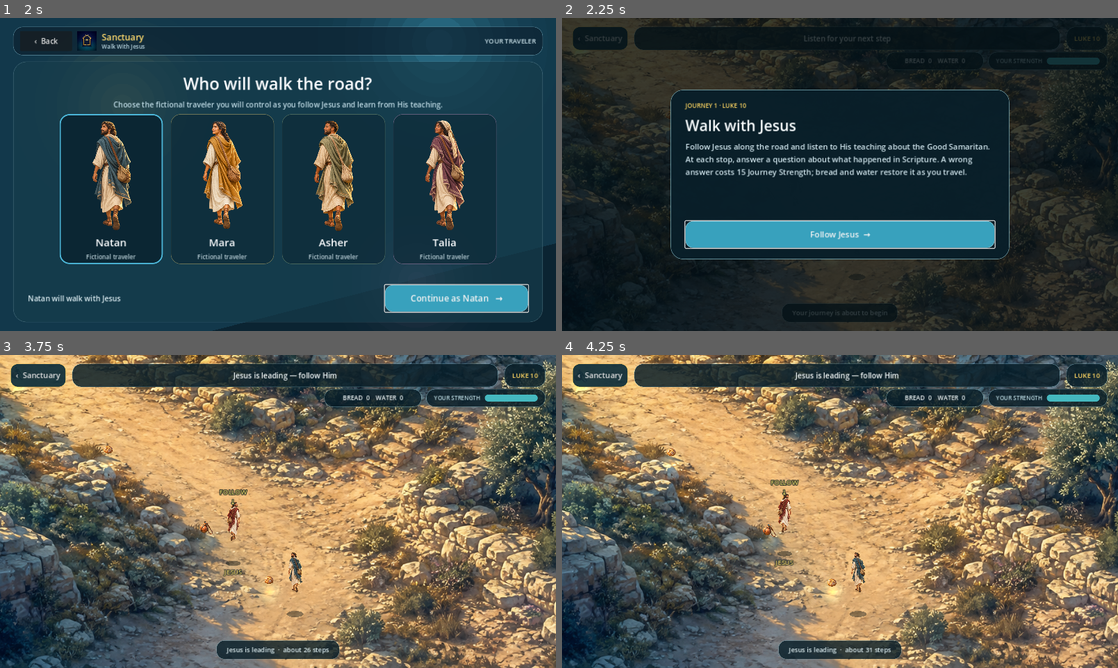
Above: before the commit, frames 1-4 (two rows, left to right).
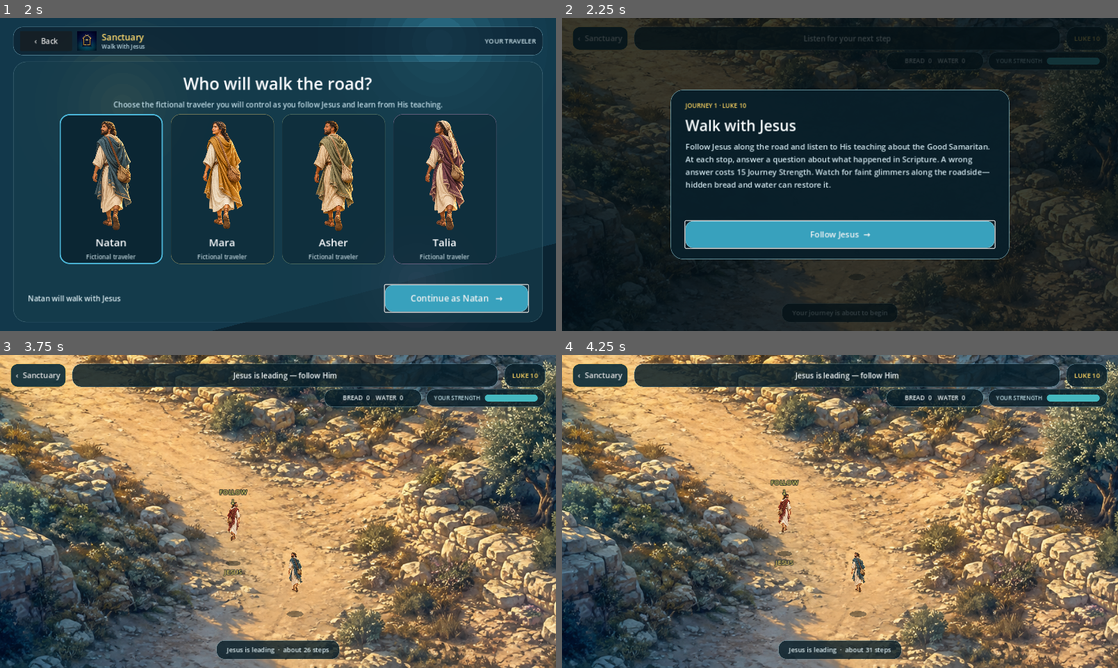
Above: after the commit, the same moments.

Repository: pa-mi-su/walk-with-jesus
Game: Godot game, scene res://scenes/app/main.tscn
Two runs of this game, one before a commit and one after it. Both use one fixed random seed, a clock stepped at 60 frames per second and the inputs below.
Inputs (mouse positions are in pixels of both pictures, inside the frame that each line leads up to):
- Up to frame 1 (2 s): click "Begin the journey →" at 0.5 s; click (111, 190) at 1.27 s
- Up to frame 2 (2.25 s): click "Continue as Natan →" at 2 s
- Up to frame 3 (3.75 s): click "‹ Sanctuary" at 2.75 s; click "Follow Jesus →" at 3.5 s
- Up to frame 4 (4.25 s): no input

Frame 1 is identical in both runs. In frame 2, 0.7% of the frame differs, in the area x 19-77%, y 31-55%; in frame 3, 0.4%; in frame 4, 0.5%.

Commit message:
Add journey results and hidden provision detours

Diff:
--- a/content/journeys/good_samaritan.json
+++ b/content/journeys/good_samaritan.json
@@ -7,7 +7,7 @@
   "intro": {
     "kicker": "JOURNEY 1 · LUKE 10",
     "title": "Walk with Jesus",
-    "body": "Follow Jesus along the road and listen to His teaching about the Good Samaritan. At each stop, answer a question about what happened in Scripture. A wrong answer costs 15 Journey Strength; bread and water restore it as you travel.",
+    "body": "Follow Jesus along the road and listen to His teaching about the Good Samaritan. At each stop, answer a question about what happened in Scripture. A wrong answer costs 15 Journey Strength. Watch for faint glimmers along the roadside—hidden bread and water can restore it.",
     "action_label": "Follow Jesus  →"
   },
   "stops": [
--- a/scenes/gameplay/journey_collectible.tscn
+++ b/scenes/gameplay/journey_collectible.tscn
@@ -3,7 +3,7 @@
 [ext_resource type="Script" path="res://scripts/gameplay/journey_collectible.gd" id="1_collectible"]
 
 [sub_resource type="CircleShape2D" id="CircleShape_pickup"]
-radius = 34.0
+radius = 24.0
 
 [sub_resource type="Gradient" id="Gradient_glow"]
 offsets = PackedFloat32Array(0, 0.45, 1)
--- a/scripts/gameplay/journey_collectible.gd
+++ b/scripts/gameplay/journey_collectible.gd
@@ -2,6 +2,9 @@
 extends Area2D
 
 signal collected(collectible: JourneyCollectible, kind: String, strength_restore: float)
+signal discovered(collectible: JourneyCollectible, display_name: String)
+
+const REVEAL_DISTANCE := 175.0
 
 @onready var sprite: Sprite2D = $Sprite2D
 @onready var glow: PointLight2D = $Glow
@@ -13,6 +16,8 @@
 var _base_y := 0.0
 var _elapsed := 0.0
 var _collected := false
+var _revealed := false
+var _traveler: Node2D
 
 
 func _ready() -> void:
@@ -20,6 +25,8 @@
 	if not texture_path.is_empty() and ResourceLoader.exists(texture_path):
 		sprite.texture = load(texture_path) as Texture2D
 	_base_y = sprite.position.y
+	sprite.modulate.a = 0.04
+	glow.energy = 0.02
 	body_entered.connect(_on_body_entered)
 
 
@@ -29,6 +36,14 @@
 	strength_restore = float(data.get("strength_restore", 18.0))
 	texture_path = str(data.get("texture_path", ""))
 	position = data.get("position", Vector2.ZERO)
+
+
+func set_traveler(traveler: Node2D) -> void:
+	_traveler = traveler
+
+
+func is_revealed() -> bool:
+	return _revealed
 
 
 func collect() -> void:
@@ -46,7 +61,20 @@
 func _process(delta: float) -> void:
 	_elapsed += delta
 	sprite.position.y = _base_y + sin(_elapsed * 3.2) * 4.0
-	glow.energy = 0.72 + sin(_elapsed * 3.2) * 0.12
+	if not _revealed and is_instance_valid(_traveler):
+		if global_position.distance_to(_traveler.global_position) <= REVEAL_DISTANCE:
+			_reveal()
+	if _revealed:
+		glow.energy = 0.72 + sin(_elapsed * 3.2) * 0.12
+
+
+func _reveal() -> void:
+	_revealed = true
+	discovered.emit(self, display_name)
+	var tween := create_tween().set_parallel(true)
+	tween.set_trans(Tween.TRANS_SINE).set_ease(Tween.EASE_OUT)
+	tween.tween_property(sprite, "modulate:a", 1.0, 0.45)
+	tween.tween_property(glow, "energy", 0.72, 0.45)
 
 
 func _on_body_entered(body: Node) -> void:
--- a/scripts/ui/story_overlay.gd
+++ b/scripts/ui/story_overlay.gd
@@ -81,6 +81,25 @@
 	_show_and_focus(primary_button)
 
 
+func show_journey_result(correct_answers: int, total_questions: int, strength: int, bread: int, water: int) -> void:
+	_set_common({
+		"kicker": "JOURNEY 1 COMPLETE · MERCY SEAL EARNED",
+		"title": "You completed the road",
+		"body": "SCRIPTURE ANSWERS  %d OF %d\nJOURNEY STRENGTH  %d\nPROVISIONS FOUND  %d BREAD · %d WATER" % [correct_answers, total_questions, strength, bread, water],
+	})
+	prompt_label.visible = false
+	choices.visible = false
+	response_label.remove_theme_color_override("font_color")
+	response_label.add_theme_color_override("font_color", Color("c8efd6"))
+	response_label.text = "Mercy is remembered not only by knowing the story, but by living it."
+	response_label.visible = true
+	reference_label.text = "Journey 1 · Luke 10:25–37"
+	reference_label.visible = true
+	primary_button.text = "Return to Sanctuary  →"
+	primary_button.visible = true
+	_show_and_focus(primary_button)
+
+
 func close() -> void:
 	visible = false
 
--- a/scripts/world/test_world.gd
+++ b/scripts/world/test_world.gd
@@ -9,12 +9,10 @@
 const STRENGTH_DRAIN_PER_SECOND := 5.0
 const INCORRECT_ANSWER_PENALTY := 15.0
 const COLLECTIBLE_LAYOUT := [
-	{"kind": "bread", "display_name": "Bread", "strength_restore": 18.0, "texture_path": "res://assets/generated/collectible-bread.png", "position": Vector2(1390.0, 1095.0)},
-	{"kind": "water", "display_name": "Water", "strength_restore": 24.0, "texture_path": "res://assets/generated/collectible-water.png", "position": Vector2(1245.0, 975.0)},
-	{"kind": "bread", "display_name": "Bread", "strength_restore": 18.0, "texture_path": "res://assets/generated/collectible-bread.png", "position": Vector2(1020.0, 795.0)},
-	{"kind": "water", "display_name": "Water", "strength_restore": 24.0, "texture_path": "res://assets/generated/collectible-water.png", "position": Vector2(810.0, 620.0)},
-	{"kind": "bread", "display_name": "Bread", "strength_restore": 18.0, "texture_path": "res://assets/generated/collectible-bread.png", "position": Vector2(600.0, 445.0)},
-	{"kind": "water", "display_name": "Water", "strength_restore": 24.0, "texture_path": "res://assets/generated/collectible-water.png", "position": Vector2(395.0, 265.0)},
+	{"kind": "water", "display_name": "water jar", "strength_restore": 24.0, "texture_path": "res://assets/generated/collectible-water.png", "position": Vector2(1276.0, 1223.0)},
+	{"kind": "bread", "display_name": "bread bundle", "strength_restore": 18.0, "texture_path": "res://assets/generated/collectible-bread.png", "position": Vector2(696.0, 724.0)},
+	{"kind": "water", "display_name": "water jar", "strength_restore": 24.0, "texture_path": "res://assets/generated/collectible-water.png", "position": Vector2(511.0, 560.0)},
+	{"kind": "bread", "display_name": "bread bundle", "strength_restore": 18.0, "texture_path": "res://assets/generated/collectible-bread.png", "position": Vector2(297.0, 365.0)},
 ]
 
 @onready var road_background: Sprite2D = $RoadBackground
@@ -41,6 +39,7 @@
 var _provisions := {"bread": 0, "water": 0}
 var _traveler_strength := MAX_TRAVELER_STRENGTH
 var _last_answer_correct := false
+var _correct_answer_count := 0
 var _pickup_tween: Tween
 
 
@@ -171,6 +170,10 @@
 	return _last_answer_correct
 
 
+func get_correct_answer_count() -> int:
+	return _correct_answer_count
+
+
 func add_provision(kind: String, strength_restore: float) -> void:
 	if kind not in _provisions:
 		return
@@ -193,11 +196,19 @@
 		story_overlay.close()
 		_lead_to_next_stop()
 	elif _journey_phase == "reflection":
-		story_overlay.close()
 		_journey_phase = "complete"
 		jesus_guide.set_guidance_cue("")
 		instruction_label.text = "Journey 1 complete"
-		journey_hint.text = "Carry mercy into the choices you make"
+		journey_hint.text = "Mercy Seal earned"
+		story_overlay.show_journey_result(
+			_correct_answer_count,
+			4,
+			roundi(_traveler_strength),
+			get_provision_count("bread"),
+			get_provision_count("water")
+		)
+	elif _journey_phase == "complete":
+		return_to_title_requested.emit()
 
 
 func _on_story_choice_selected(index: int) -> void:
@@ -208,7 +219,9 @@
 		return
 	var choice: Dictionary = choices[index]
 	_last_answer_correct = bool(choice.get("correct", false))
-	if not _last_answer_correct:
+	if _last_answer_correct:
+		_correct_answer_count += 1
+	else:
 		_set_traveler_strength(_traveler_strength - INCORRECT_ANSWER_PENALTY)
 	_journey_phase = "story_response"
 	story_overlay.show_choice_response(
@@ -242,6 +255,7 @@
 	player.stop()
 	jesus_guide.set_guidance_cue("")
 	destination_marker.visible = false
+	_hide_pickup_feedback()
 	if bool(_current_stop.get("completion", false)):
 		_journey_phase = "reflection"
 		instruction_label.text = "Journey reflection"
@@ -281,6 +295,7 @@
 	_provisions = {"bread": 0, "water": 0}
 	_traveler_strength = MAX_TRAVELER_STRENGTH
 	_last_answer_correct = false
+	_correct_answer_count = 0
 	player.set_strength_ratio(1.0)
 	pickup_toast.text = ""
 	pickup_toast.modulate.a = 0.0
@@ -292,7 +307,9 @@
 	for collectible_data: Dictionary in COLLECTIBLE_LAYOUT:
 		var collectible := COLLECTIBLE_SCENE.instantiate() as JourneyCollectible
 		collectible.configure(collectible_data)
+		collectible.set_traveler(player)
 		collectible.collected.connect(_on_collectible_collected)
+		collectible.discovered.connect(_on_collectible_discovered)
 		world_content.add_child(collectible)
 
 
@@ -305,6 +322,12 @@
 func _on_collectible_collected(_collectible: JourneyCollectible, kind: String, strength_restore: float) -> void:
 	add_provision(kind, strength_restore)
 	_show_pickup_feedback("%s collected  ·  strength +%d" % [kind.capitalize(), roundi(strength_restore)])
+
+
+func _on_collectible_discovered(_collectible: JourneyCollectible, display_name: String) -> void:
+	if _journey_phase not in ["leading", "catch_up"]:
+		return
+	_show_pickup_feedback("A hidden %s glimmers nearby — explore the roadside" % display_name)
 
 
 func _set_traveler_strength(value: float) -> void:
@@ -329,6 +352,13 @@
 	_pickup_tween.tween_interval(1.3)
 	_pickup_tween.tween_property(pickup_toast, "modulate:a", 0.0, 0.5)
 	_pickup_tween.tween_callback(func() -> void: pickup_toast.text = "")
+
+
+func _hide_pickup_feedback() -> void:
+	if _pickup_tween != null and _pickup_tween.is_valid():
+		_pickup_tween.kill()
+	pickup_toast.text = ""
+	pickup_toast.modulate.a = 0.0
 
 
 func _build_navigation_area() -> void:
--- a/tests/capture_previews.gd
+++ b/tests/capture_previews.gd
@@ -43,6 +43,8 @@
 	desktop_world.choose_story_response(1)
 	await _wait_for_render()
 	_save_viewport("story-response-1280x720.png")
+	await _finish_journey(desktop_world)
+	_save_viewport("journey-complete-1280x720.png")
 
 	main.get_node("TestWorld").return_to_title_requested.emit()
 	root.size = Vector2i(844, 390)
@@ -91,6 +93,28 @@
 	await _wait_for_render()
 
 
+func _finish_journey(world: Node) -> void:
+	world.jesus_guide.walking_speed = 1800.0
+	world.continue_story()
+	var correct_answers := [0, 1, 0, 1]
+	for route_index in range(2, 6):
+		for _frame in range(120):
+			if world.get_journey_phase() == "catch_up":
+				break
+			await physics_frame
+		world.player.stop()
+		world.player.position = world.jesus_guide.position + Vector2(40.0, 30.0)
+		await physics_frame
+		await _wait_for_render()
+		if route_index < 5:
+			world.choose_story_response(correct_answers[route_index - 1])
+			await _wait_for_render()
+			world.continue_story()
+		else:
+			world.continue_story()
+			await _wait_for_render()
+
+
 func _save_viewport(file_name: String) -> void:
 	var path := "%s/%s" % [PREVIEW_DIRECTORY, file_name]
 	var error := root.get_texture().get_image().save_png(path)
--- a/tests/run_tests.gd
+++ b/tests/run_tests.gd
@@ -153,6 +153,12 @@
 	var world := world_scene.instantiate()
 	root.add_child(world)
 	world.begin_session()
+	var hidden_caches: Array[Node] = []
+	for collectible: Node in get_nodes_in_group("journey_collectibles"):
+		if world.is_ancestor_of(collectible):
+			hidden_caches.append(collectible)
+	_expect_equal(hidden_caches.size(), 4, "the road has four scarce provision caches")
+	_expect_true(not hidden_caches[0].is_revealed(), "roadside provisions begin hidden")
 	world.start_journey()
 	await physics_frame
 	await physics_frame
@@ -169,10 +175,18 @@
 	_expect_true(player.global_position.distance_to(starting_position) > 200.0, "player travels beyond the opening screen area")
 	_expect_true(camera.position.distance_to(starting_camera_position) > 80.0, "camera follows the journey down the road")
 	_expect_true(peak_walk_amount > 0.5, "the selected traveler uses a visible walking cycle")
-	_expect_true(
-		world.get_provision_count("bread") + world.get_provision_count("water") > 0,
-		"walking over bread or water collects journey provisions"
-	)
+	_expect_equal(world.get_provision_count("bread") + world.get_provision_count("water"), 0, "following the main road does not hand out free provisions")
+	player.stop()
+	player.global_position = hidden_caches[0].global_position + Vector2(100.0, 0.0)
+	await physics_frame
+	await process_frame
+	_expect_true(hidden_caches[0].is_revealed(), "approaching a roadside detour reveals its hidden cache")
+	world._set_walk_target(hidden_caches[0].global_position)
+	for _frame in range(90):
+		if world.get_provision_count("bread") + world.get_provision_count("water") > 0:
+			break
+		await physics_frame
+	_expect_true(world.get_provision_count("bread") + world.get_provision_count("water") > 0, "exploring the detour collects and restores a provision")
 
 	world.queue_free()
 	await process_frame
@@ -209,6 +223,13 @@
 			world.continue_story()
 
 	_expect_equal(world.get_journey_phase(), "complete", "Journey 1 reaches a clear completion state")
+	_expect_equal(world.get_correct_answer_count(), 4, "the completion result retains the Scripture score")
+	_expect_true(world.story_overlay.visible, "completion displays a visible journey result")
+	_expect_equal(world.story_overlay.primary_button.text, "Return to Sanctuary  →", "completion offers a clear return to Sanctuary")
+	var return_requested := [false]
+	world.return_to_title_requested.connect(func() -> void: return_requested[0] = true)
+	world.continue_story()
+	_expect_true(return_requested[0], "the completion action returns to Sanctuary")
 	world.queue_free()
 	await process_frame
 
Not shown, changed: README.md
Not shown, changed: docs/IMPLEMENTATION_PLAN.md
Not shown, changed: docs/MANUAL_TEST_CHECKLIST.md
